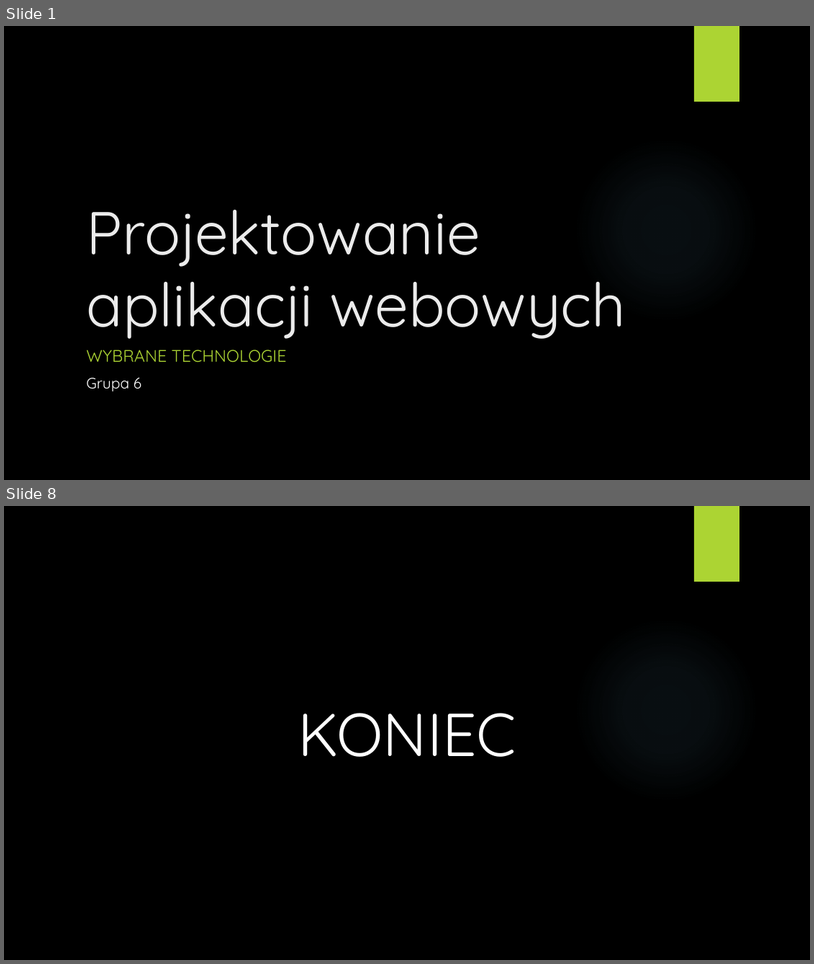
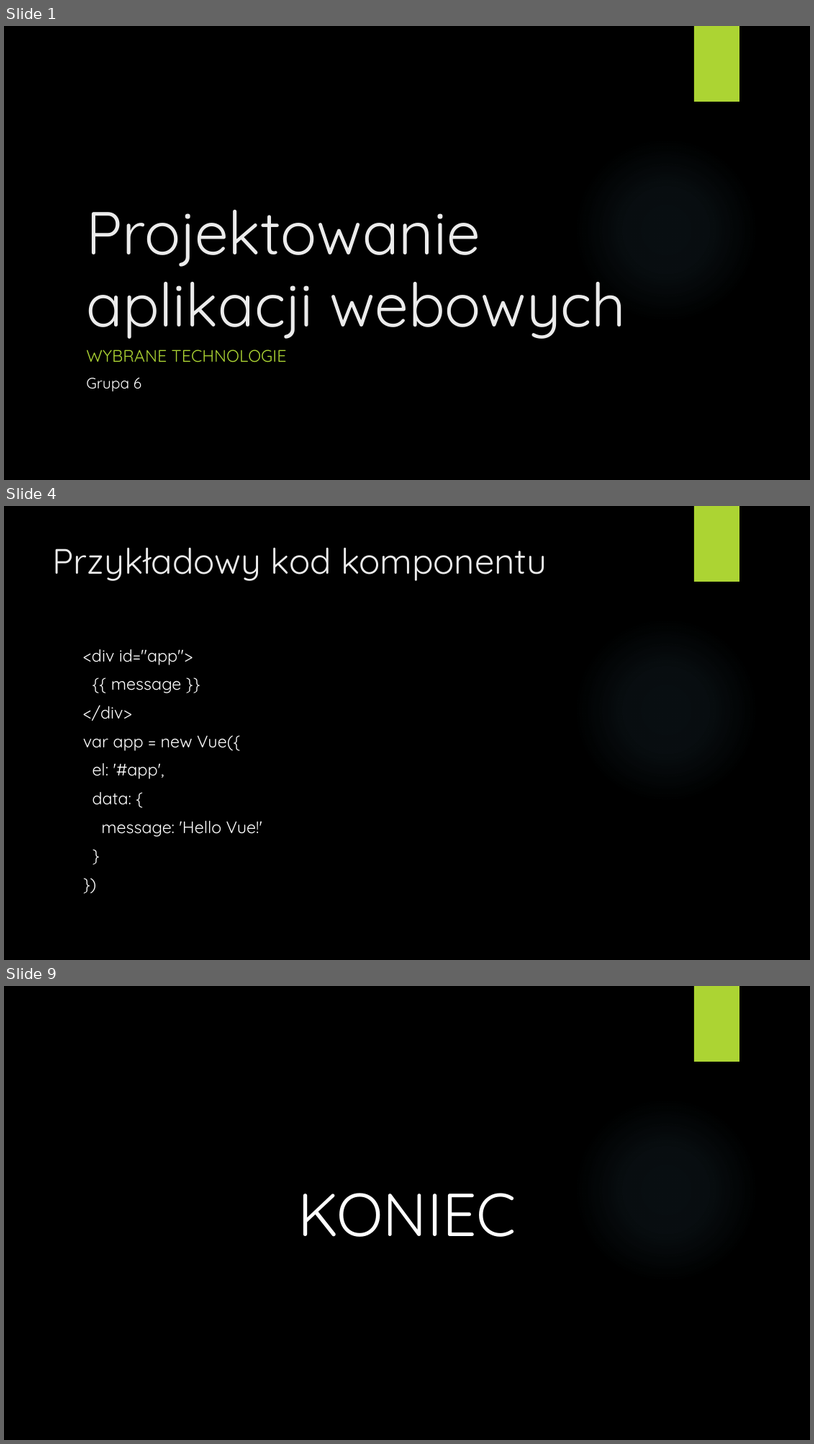
Before and after one commit to PAW-Grupa-6/Trello, a slide deck: presentations/prezentacja.pptx. Shown one above the other, each under a label of ours: slides 1 and 8 before the commit, slides 1, 4 and 9 after it; the slides between them are not shown. The pictures are 814x964 and 814x1444 pixels, drawn with LibreOffice and Linux fonts; fonts in the diff are those of the drawing; background and template pictures are left out. Boxes give left, top, right and bottom in pixels: in the first picture for what was removed or moved away, otherwise in the second. Text is boxed around its words. In the diff, an @@ line names an element or a change of style, - is before the commit and + after.

```diff
--- a/presentations/prezentacja.pptx
+++ b/presentations/prezentacja.pptx
@@ slide 4 added at (4,506,810,960), background picture (left out); not listed: 2 template elements that a slide beside it also shows @@
@@ title added at (53,547,547,581), 42 pt, text #EBEBEB @@
+Przykładowy kod komponentu
@@ text added at (83,649,262,836), 20 pt, text #FFFFFF @@
+<div id="app">
+{{ message }}
+</div>
+var app = new Vue({
+el: '#app',
+data: {
+message: 'Hello Vue!'
+}
+})
@@ what was slide 8 is now slide 9 @@
```
Also in this commit, not shown: 6 slides changed.
